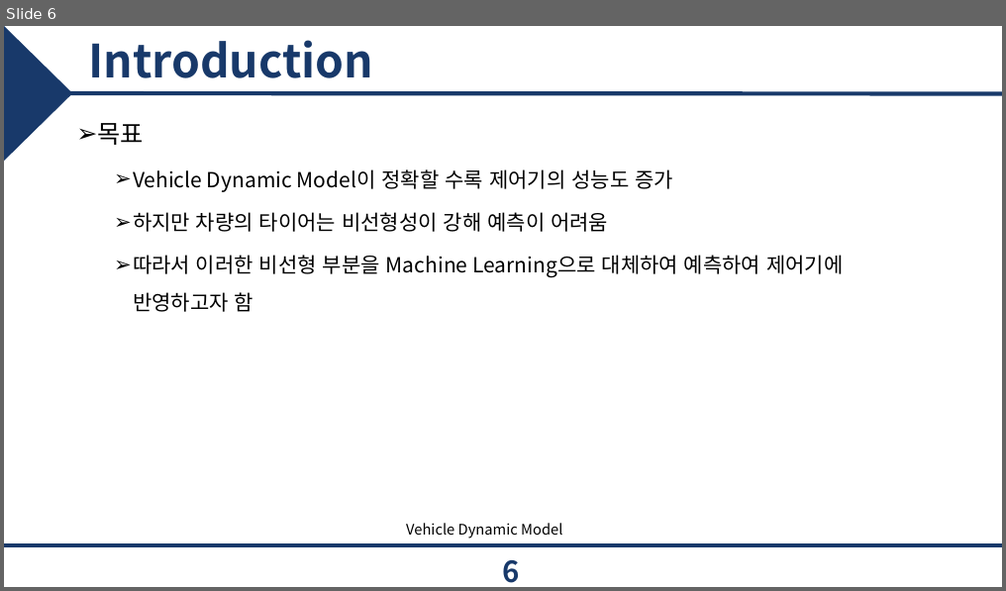
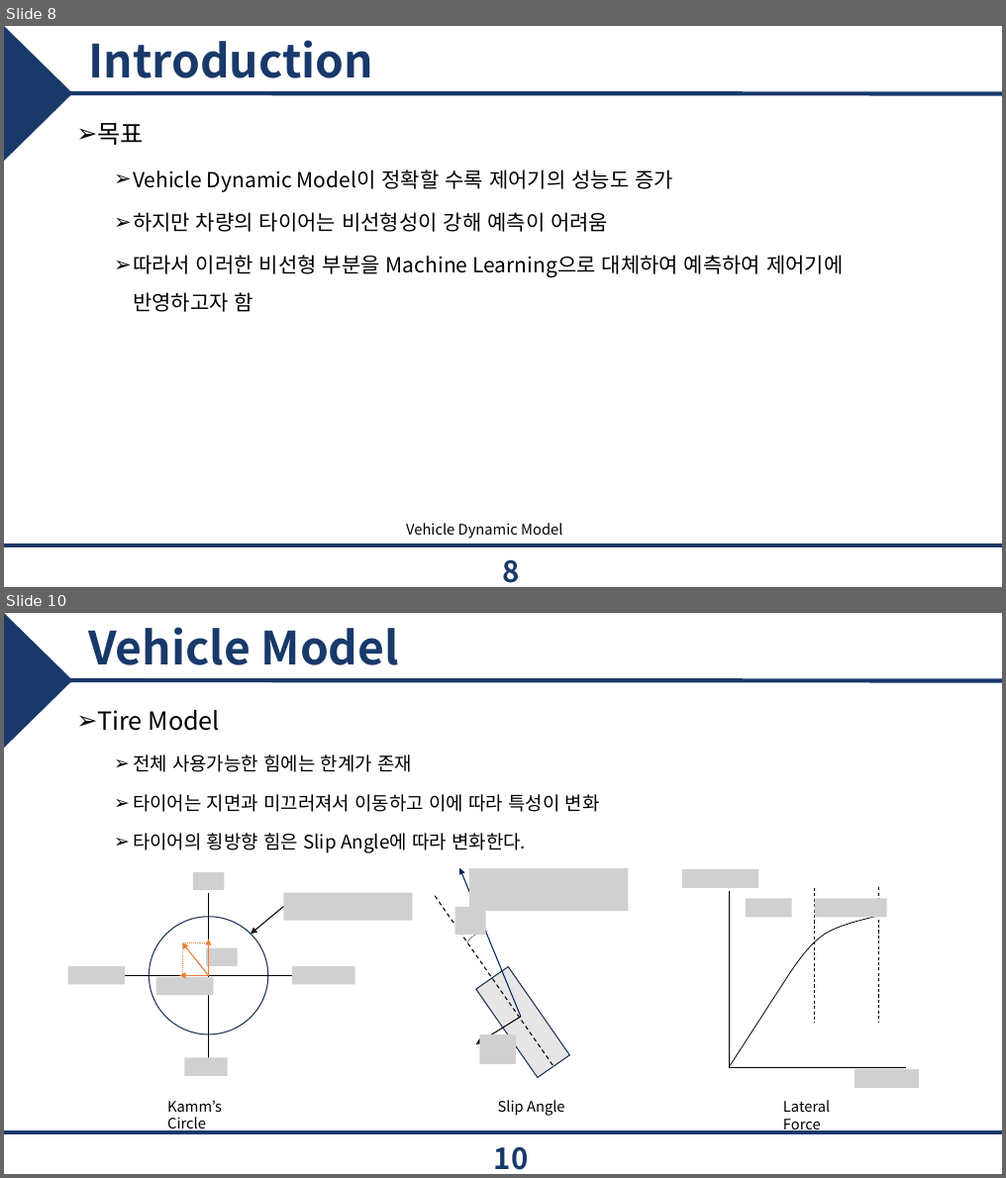
Before and after one commit to epoxx-arch/Torque_vectoringthesis, a slide deck: 졸업 논문/JCCI 발표.pptx. Shown one above the other, each under a label of ours: slide 6 before the commit, slides 8 and 10 after it; the slides between them are not shown. The pictures are 1006x591 and 1006x1178 pixels, drawn with LibreOffice and Linux fonts; fonts in the diff are those of the drawing; grey boxes stand for pictures; background and template pictures are left out. Boxes give left, top, right and bottom in pixels: in the first picture for what was removed or moved away, otherwise in the second. Text is boxed around its words. In the diff, an @@ line names an element or a change of style, - is before the commit and + after.

```diff
--- a/졸업 논문/JCCI 발표.pptx
+++ b/졸업 논문/JCCI 발표.pptx
@@ slide 10 added at [4,613,1002,1174], background #FFFFFF; not listed: 3 template elements that a slide beside it also shows @@
@@ title added at [88,627,399,665], 44 pt, text #18396A, bold @@
+Vehicle Model
@@ text added at [97,710,600,854], 18 pt, text #000000 @@
+➢ Tire Model
+  ➢ 전체 사용가능한 힘에는 한계가 존재
+  ➢ 타이어는 지면과 미끄러져서 이동하고 이에 따라 특성이 변화
+  ➢ 타이어의 횡방향 힘은 Slip Angle에 따라 변화한다.
@@ group added at [682,869,920,1088]: 5 lines, 4 pictures, 1 freeform shape @@
@@ group added at [68,872,412,1134]: 7 pictures, 4 lines, 4 arrows, 1 ellipse, 1 text @@
+Kamm’s Circle
@@ group added at [436,868,629,1116]: 3 pictures, 2 arrows, 1 rectangle, 1 line, 1 arc (boxed as its full ellipse), 1 text @@
+Slip Angle
@@ text added at [783,1100,830,1134], 14 pt, text #000000 @@
+Lateral Force
@@ page number added at [494,1148,529,1170], 28 pt, text #18396A, bold @@
+10
@@ what was slide 6 is now slide 8 @@
@@ page number at [502,561,519,583]: text changed @@
-6
+8
```
Also in this commit, not shown: 4 slides changed, 12 other slides added, 1 slide removed, 8 other files.
